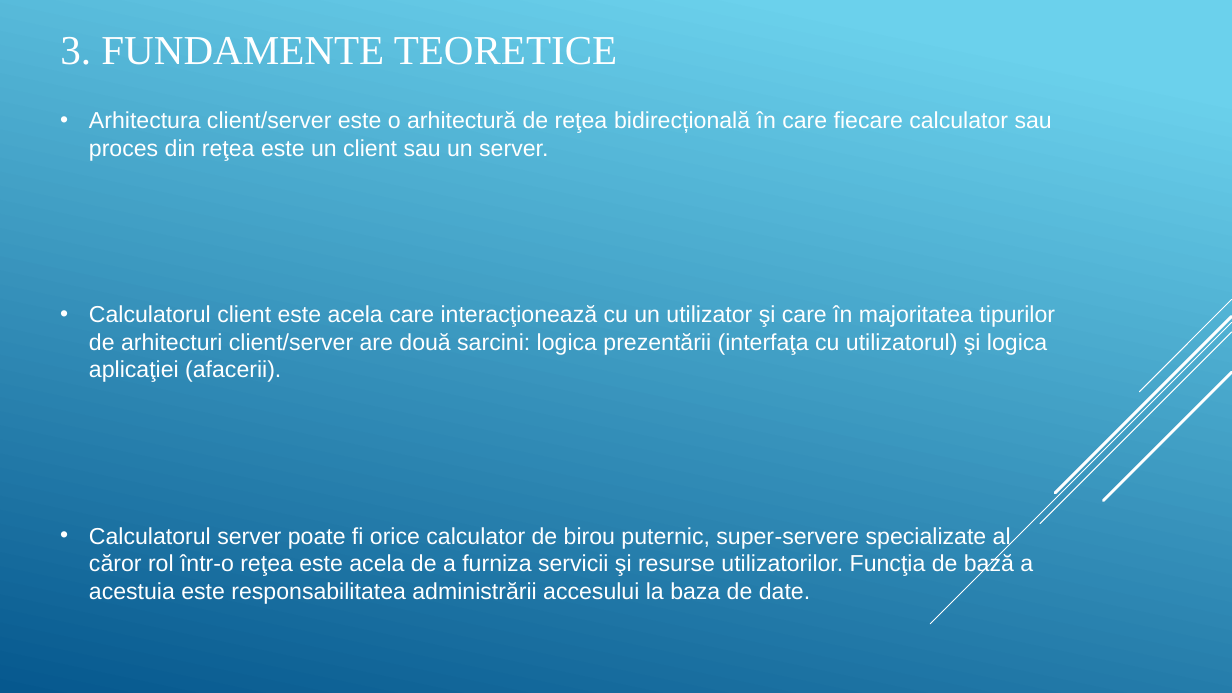
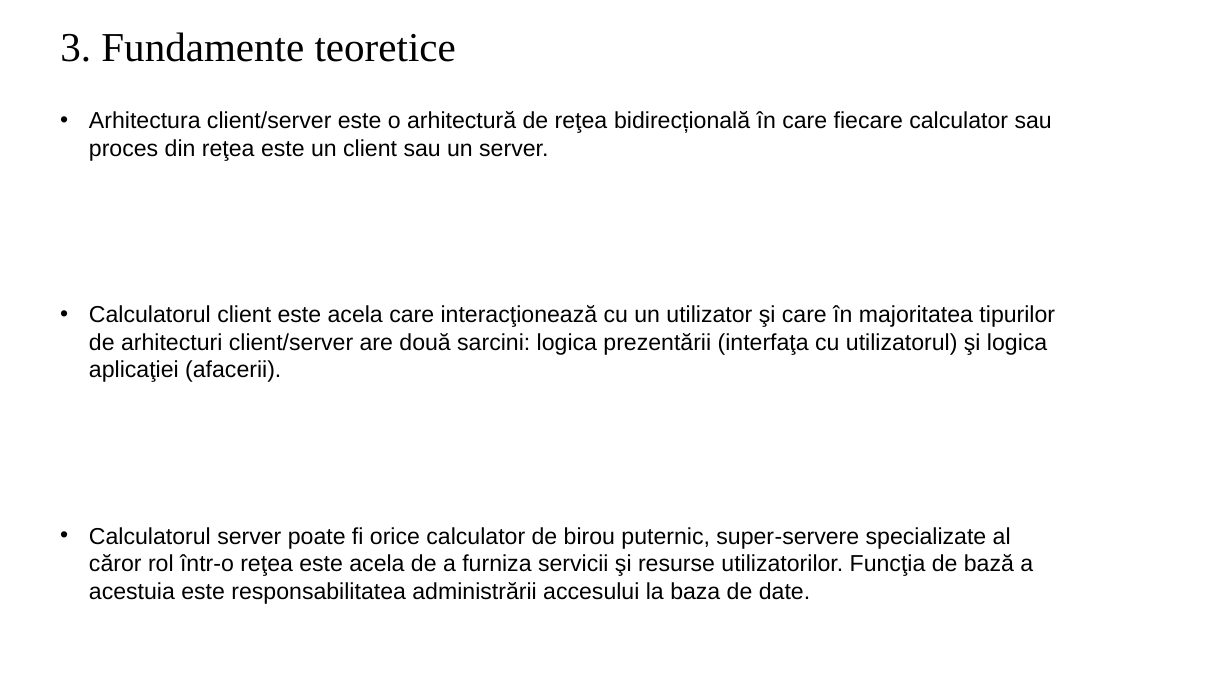
Before and after one commit to Gabiqb/HTTPS-Email-Server, a slide deck: slide 5 of DesignProiect - Pucani Liviu, Tanul Gabriel.pptx. Drawn at 1232x693 pixels with LibreOffice and Linux fonts; fonts in the diff are those of the drawing. Boxes give left, top, right and bottom in pixels: in the first picture for what was removed or moved away, otherwise in the second. Text is boxed around its words. In the diff, an @@ line names an element or a change of style, - is before the commit and + after.

```diff
--- a/DesignProiect - Pucani Liviu, Tanul Gabriel.pptx
+++ b/DesignProiect - Pucani Liviu, Tanul Gabriel.pptx
@@ background gradient #6ED2EB to #06588E to #FFFFFF @@
@@ title at (x1=60, y1=32, x2=456, y2=62): text changed; text colour #FFFFFF to #000000 @@
-3. FUNDAMENTE TEORETICE
+3. Fundamente teoretice
@@ text "Arhitectura client/server este o arhitectură ..." at (x1=89, y1=111, x2=1055, y2=604): text colour #FFFFFF to #000000 @@
@@ group removed at (x1=931, y1=299, x2=1232, y2=624): 5 lines @@
```
Also in this commit, not shown: 33 other slides changed, 2 other files.
